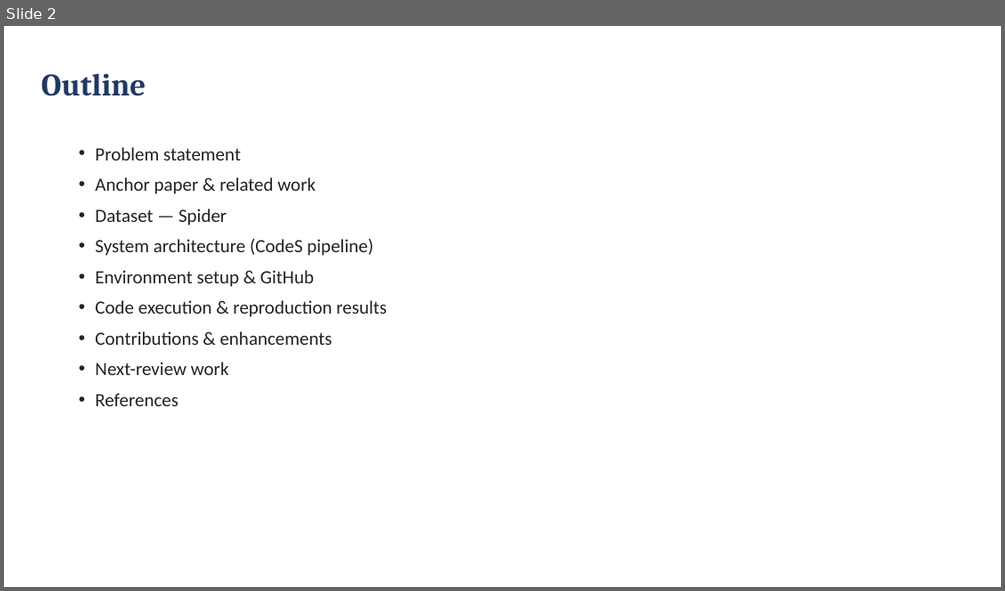
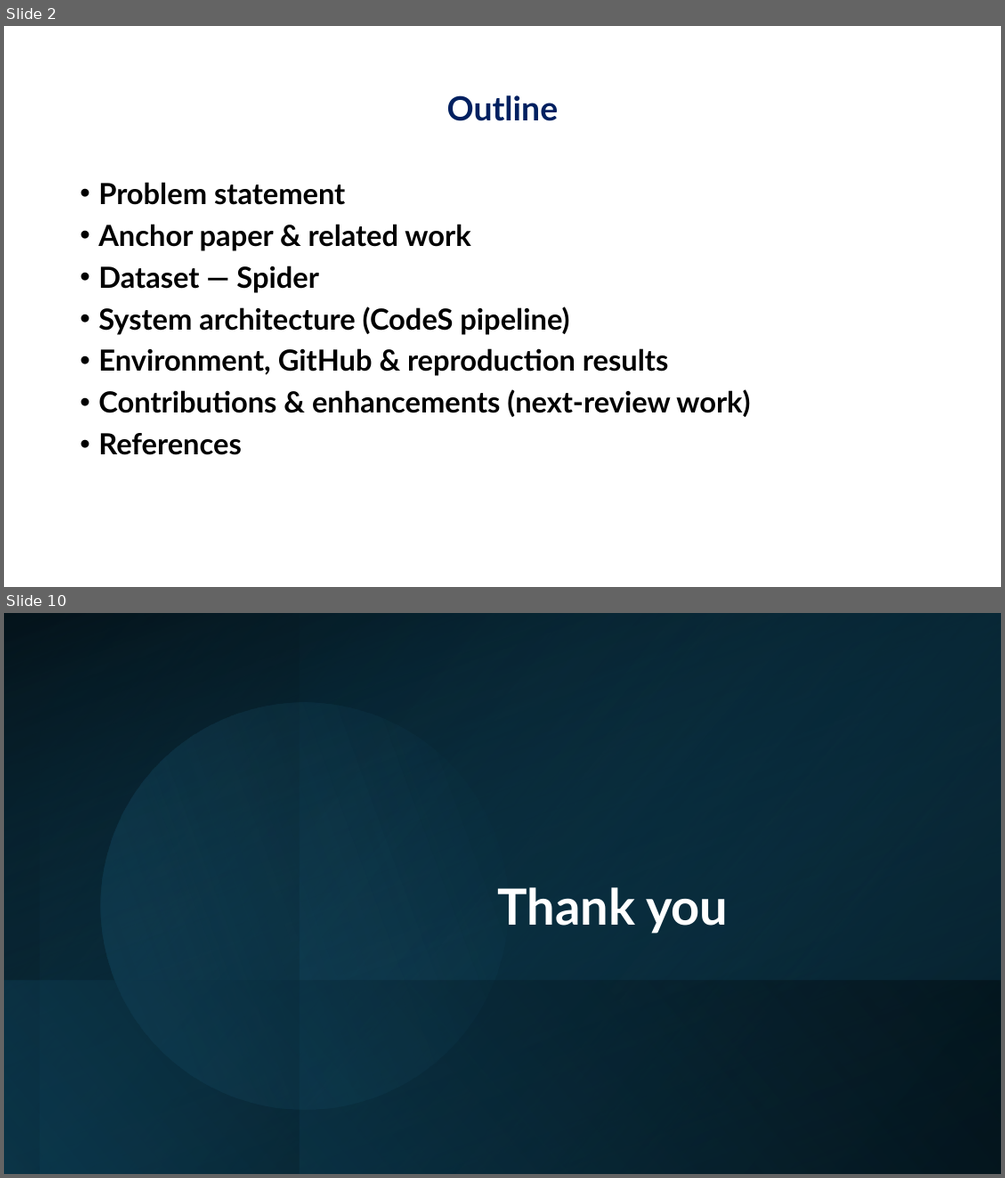
Before and after one commit to jayakanthh/QueryGenie, a slide deck: docs/reviews/Review2_QueryGenie.pptx. Shown one above the other, each under a label of ours: slide 2 before the commit, slides 2 and 10 after it; the slides between them are not shown. The pictures are 1005x591 and 1005x1178 pixels, drawn with LibreOffice and Linux fonts; fonts in the diff are those of the drawing; background and template pictures are left out; a plain dark background stands for a picture behind light text. Boxes give left, top, right and bottom in pixels: in the first picture for what was removed or moved away, otherwise in the second. Text is boxed around its words. In the diff, an @@ line names an element or a change of style, - is before the commit and + after.

```diff
--- a/docs/reviews/Review2_QueryGenie.pptx
+++ b/docs/reviews/Review2_QueryGenie.pptx
@@ slide 10 added at box(4, 613, 1001, 1174), background picture (left out) @@
@@ rectangle added at box(4, 613, 1001, 1174), fill #FFFFFF @@
@@ rectangle added at box(4, 613, 1001, 1174), fill gradient #000000 to #104862 @@
@@ rectangle added at box(4, 613, 299, 1174), fill gradient #104862 to #000000 @@
@@ rectangle added at box(4, 613, 1001, 1174), fill gradient #104862 to #000000 @@
@@ rectangle added at box(40, 613, 1001, 1174), fill gradient #0B3041 to #156082 @@
@@ rectangle added at box(299, 614, 1001, 1174), fill gradient #104862 to #000000 @@
@@ ellipse added at box(68, 671, 541, 1142), fill gradient #156082 to #46B1E1 @@
@@ title added at box(497, 887, 728, 933), 48 pt, text #FFFFFF, bold @@
+Thank you
@@ rectangle added at box(4, 981, 1001, 1174), fill gradient #104862 to #000000 @@
@@ slide 2 changed as well @@
@@ title "Outline": place and size @@
-title "Outline" at box(41, 73, 146, 96)
+title "Outline" at box(447, 95, 558, 121)
@@ title "Outline" at box(447, 95, 558, 121): size 30 to 32 pt, font Cambria to Lato, text colour #1F3864 to #002060; alignment left to centre; line spacing 1 to 0.9 @@
@@ text "Problem statement": place and size @@
-text "Problem statement" at box(95, 147, 387, 406)
+text "Problem statement" at box(98, 182, 750, 455)
@@ text at box(98, 182, 569, 455): size 18 to 28 pt, font Calibri to Lato, text colour #222222 to #000000, bold on in "Problem statement", "Anchor paper & related work", "Dataset — Spider", "System architecture (CodeS pipeline)" and 1 more places; indent changed; line spacing 1 to 0.9; more space between paragraphs @@
@@ text at box(98, 348, 750, 417): text changed; size 18 to 28 pt; font Calibri to Lato; text colour #222222 to #000000; bold on @@
-• Environment setup & GitHub
-• Code execution & reproduction results
-• Contributions & enhancements
-• Next-review work
+• Environment, GitHub & reproduction results
+• Contributions & enhancements (next-review work)
```
Also in this commit, not shown: 5 other slides changed, 3 other slides added, 5 slides removed.
